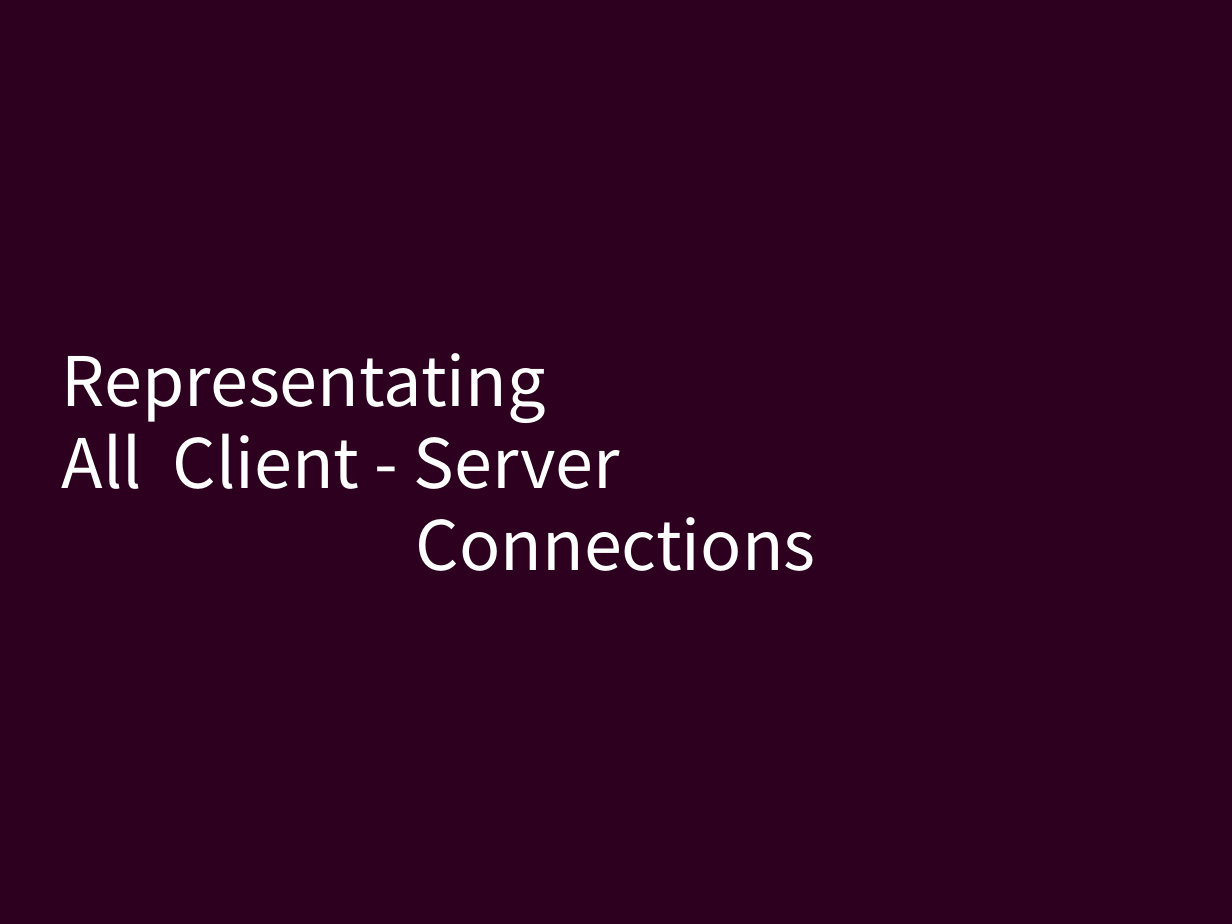
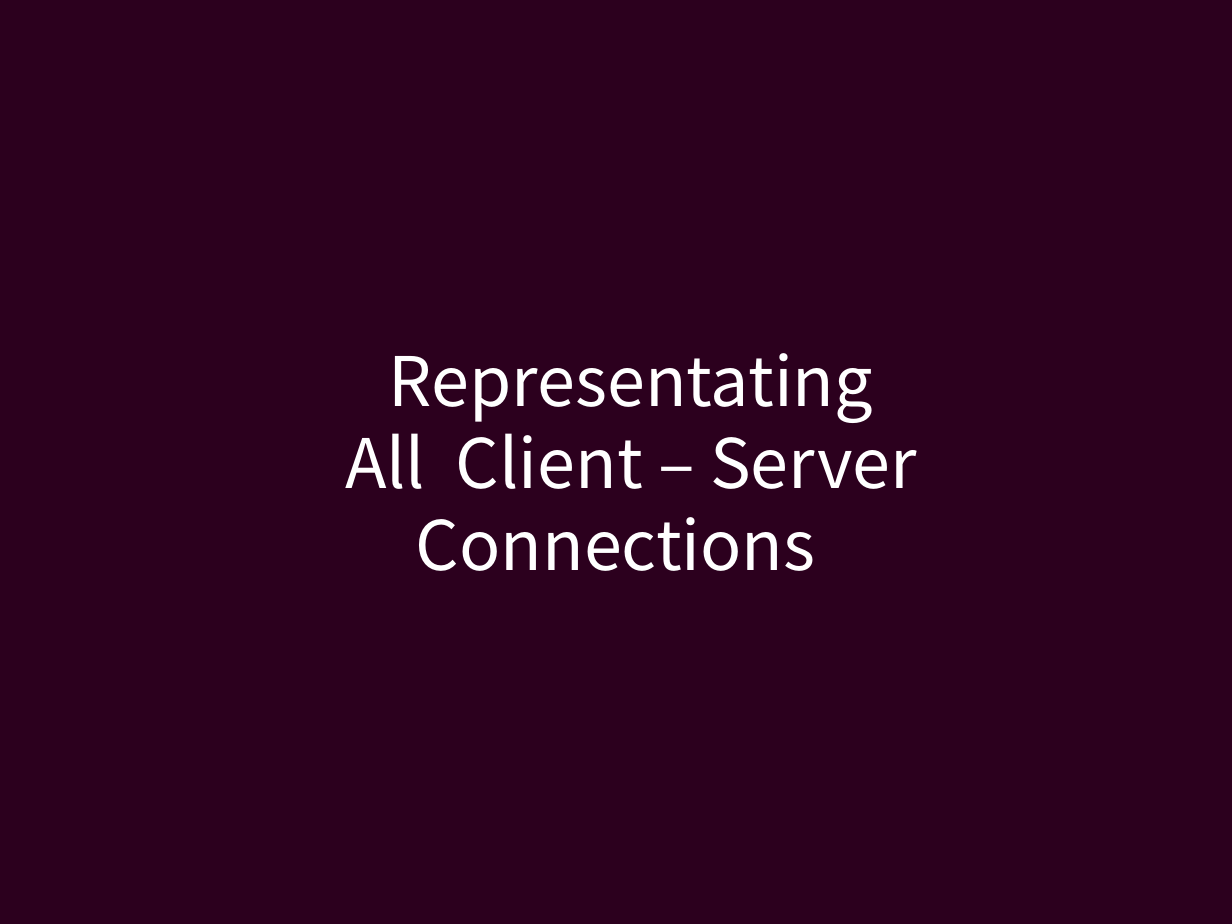
Before and after one commit to rvcgeeks/Rvc-TCP-Station, a slide deck: slide 18 of docs/illustrations.pptx (slide 17 before the commit). Drawn at 1232x924 pixels with LibreOffice and Linux fonts; fonts in the diff are those of the drawing. Boxes give left, top, right and bottom in pixels: in the first picture for what was removed or moved away, otherwise in the second. Text is boxed around its words. In the diff, an @@ line names an element or a change of style, - is before the commit and + after.

```diff
--- a/docs/illustrations.pptx
+++ b/docs/illustrations.pptx
@@ text at (389, 353, 873, 423): alignment left to centre @@
@@ text at (345, 418, 917, 489): text changed @@
-All Client - Server
+All Client – Server
```
Also in this commit, not shown: 1 other slide changed, 2 slides added, 1 slide removed, 2 other files.
